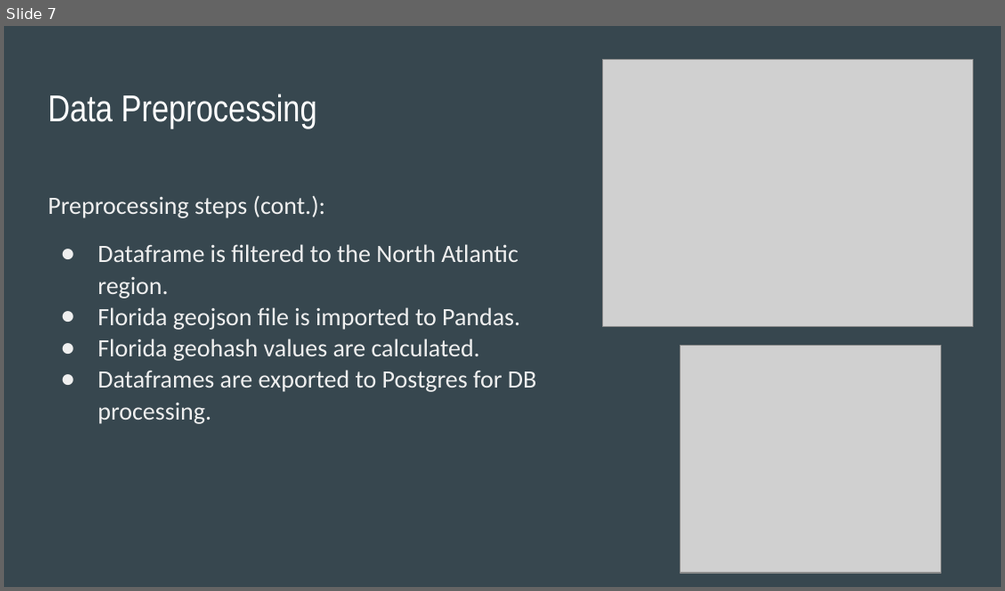
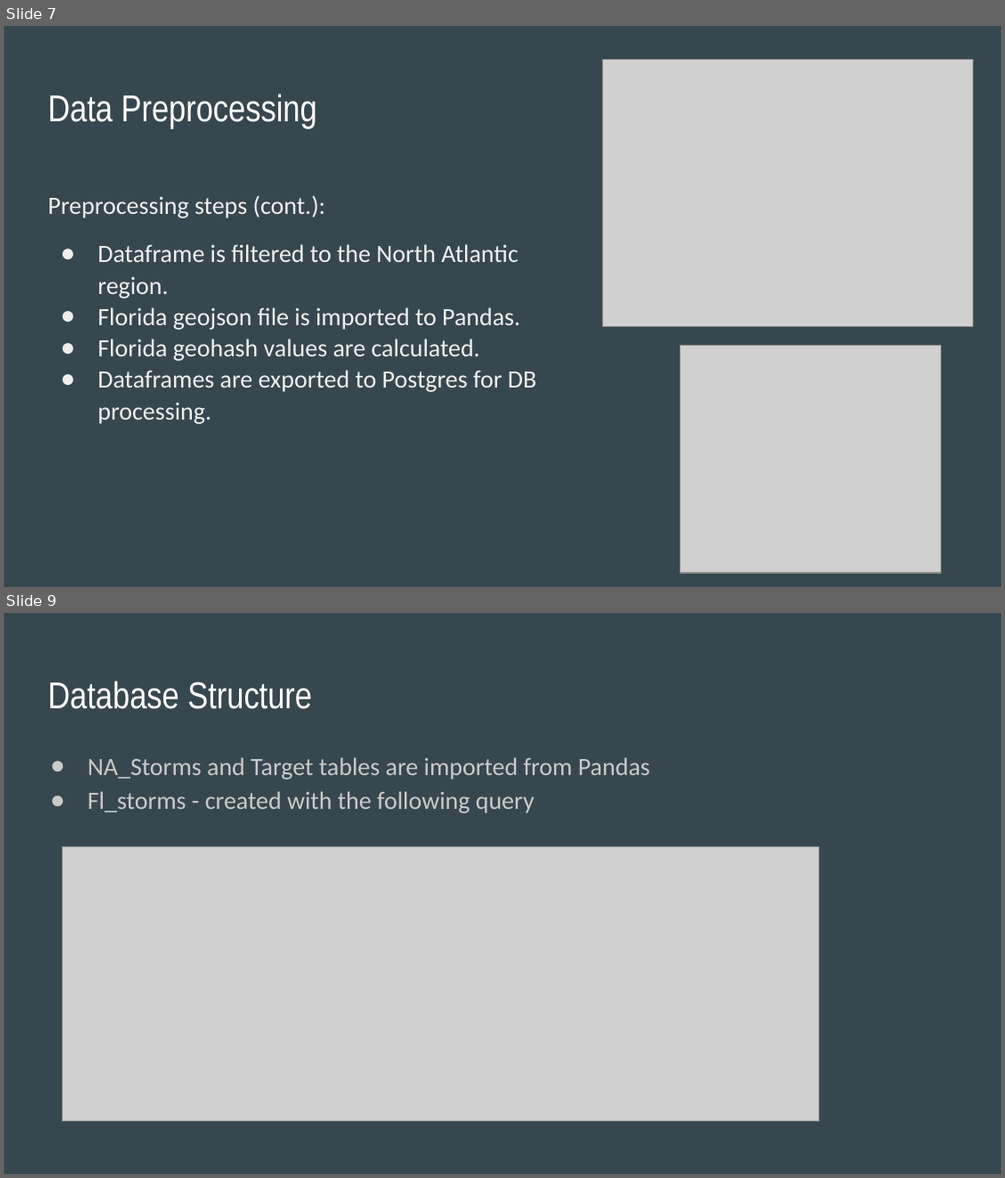
Before and after one commit to daniduce/Final-Project, a slide deck: Weather Patterns.pptx. Shown one above the other, each under a label of ours: slide 7 before the commit, slides 7 and 9 after it; the slides between them are not shown. The pictures are 1005x591 and 1005x1178 pixels, drawn with LibreOffice and Linux fonts; fonts in the diff are those of the drawing; grey boxes stand for pictures. Boxes give left, top, right and bottom in pixels: in the first picture for what was removed or moved away, otherwise in the second. Text is boxed around its words. In the diff, an @@ line names an element or a change of style, - is before the commit and + after.

```diff
--- a/Weather Patterns.pptx
+++ b/Weather Patterns.pptx
@@ slide 9 added at (4,613,1001,1174), background #37474F @@
@@ title added at (48,681,312,709), 27 pt, text #FFFFFF @@
+Database Structure
@@ text added at (88,757,650,813), 18 pt, text #CACACA @@
+● NA_Storms and Target tables are imported from Pandas
+● Fl_storms - created with the following query
@@ picture added at (63,846,819,1120) @@
```
Also in this commit, not shown: 6 slides changed, 6 other slides added, 2 slides removed.
